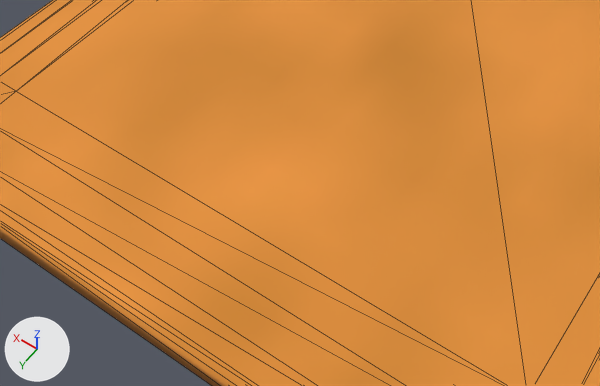
A saved change to the glTF model assets/CuttingBoard.glb.
Before and after are seen from a camera (50 mm lens) standing at (-0.273, 0.684, 0.57) and looking at (-0.028, 0.34, 0.03). Arrows for +X, +Y and +Z are at lower left; the lights stay in place. The older version comes first. Mesh edges are drawn as thin lines. Where no turn or scale is listed for an object, it has been applied to the vertices.

Script lines for the objects in view, before the commit:
```python
me_cube_001 = bpy.data.meshes.new('Cube.001')
me_cube_001.from_pydata(...)  # 152 vertices, 300 faces; spans x -0.332..0.332, y -0.5..0.5, z -0.022..0.022
me_cube_001.materials.append(mat_material_001)  # picture img_cuttingboardtexture
ob_cuttingboard = bpy.data.objects.new('CuttingBoard', me_cube_001)
ob_cuttingboard.location = (0.0, 0.0, 0.0)
```
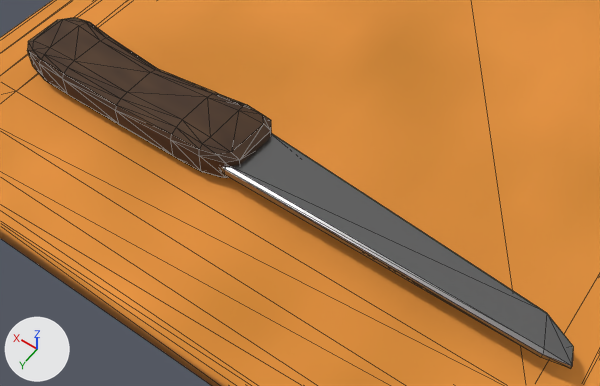
Edits to the scene script, one JSON object a line:
```json
{"op": "add", "block": "img_knifehandletexture", "code": ["img_knifehandletexture = load_image('KnifeHandleTexture', '_unpacked/KnifeHandleTexture', 64, 64, 'sRGB')"]}
{"op": "add", "block": "mat_knifetexturematerial", "code": ["mat_knifetexturematerial = principled_material('KnifeTextureMaterial')", "mat_knifetexturematerial.texture = img_knifehandletexture", "mat_knifetexturematerial.roughness = 0.827"]}
{"op": "add", "block": "mat_material_002", "code": ["mat_material_002 = principled_material('Material.002')", "mat_material_002.base_color = (0.254, 0.254, 0.254)  # grey #8a8a8a", "mat_material_002.metallic = 1.0", "mat_material_002.roughness = 0.346"]}
{"op": "add", "block": "me_cube", "code": ["me_cube = bpy.data.meshes.new('Cube')", "me_cube.from_pydata(...)  # 112 vertices, 220 faces; spans x -0.115..0.131, y 0.177..0.246, z -0.038..0.001", "me_cube.materials.append(mat_knifetexturematerial)  # picture img_knifehandletexture"]}
{"op": "add", "block": "me_cube_002", "code": ["me_cube_002 = bpy.data.meshes.new('Cube.002')", "me_cube_002.from_pydata(...)  # 18 vertices, 32 faces; spans x -0.411..-0.085, y 0.185..0.243, z -0.024..-0.014", "me_cube_002.materials.append(mat_material_002)  # grey #8a8a8a"]}
{"op": "add", "block": "ob_handle", "code": ["ob_handle = bpy.data.objects.new('Handle', me_cube)", "ob_handle.location = (0.1361, 0.1255, 0.0619)"]}
{"op": "add", "block": "ob_blade", "code": ["ob_blade = bpy.data.objects.new('Blade', me_cube_002)", "ob_blade.location = (0.1361, 0.1255, 0.0619)"]}
```

Location of each change, (x1, y1, x2, y2) in pixels of the pictures (600 x 386 px):
```json
{"object": "Blade", "change": "added", "after": [221, 133, 573, 369]}
{"object": "Handle", "change": "added", "after": [27, 18, 271, 178], "on screen": "brown"}
```
